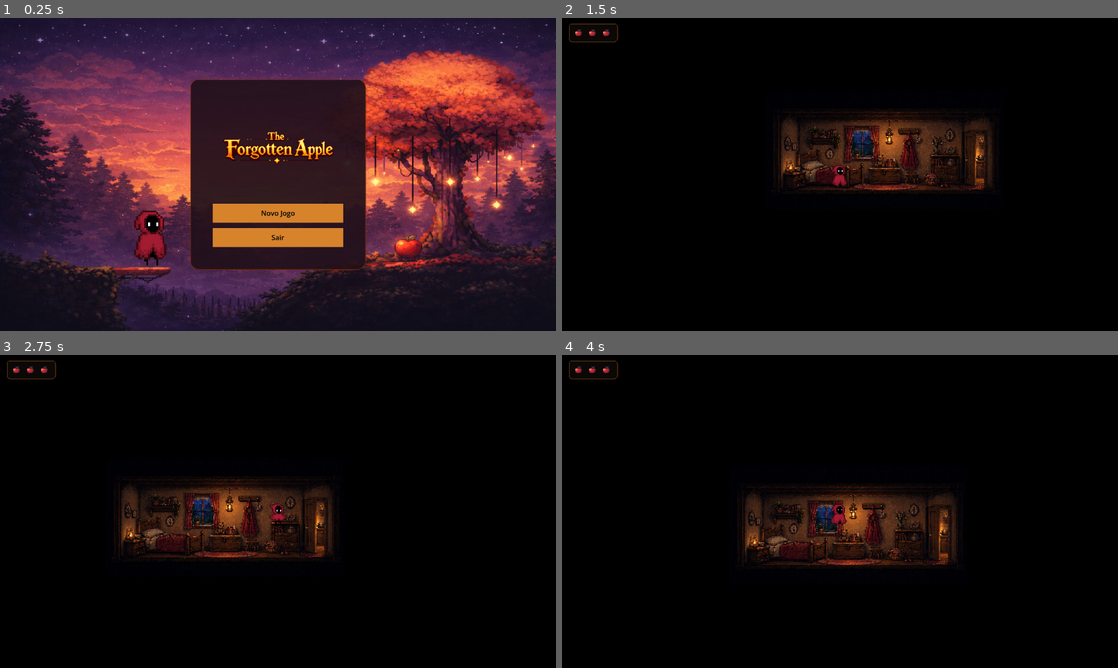
Above: before the commit, frames 1-4 (two rows, left to right).
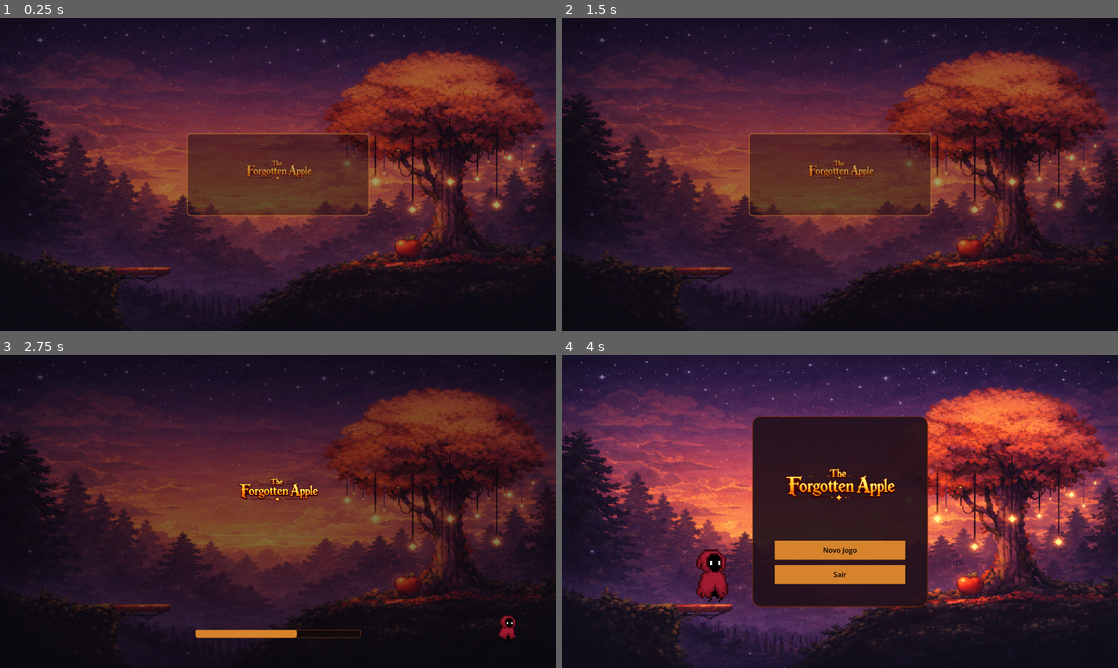
Above: after the commit, the same moments.

Repository: RCECAD/the-forgotten-apple
Game: Godot game, scene res://scenes/ui/splash_screen.tscn
Same seed, same stepped clock (60 frames per second), same inputs: the game is played once before the commit and once after it. Before the commit the project starts from res://scenes/ui/main_menu.tscn.
Inputs (mouse positions are in pixels of both pictures, inside the frame that each line leads up to):
- Up to frame 1 (0.25 s): no input
- Up to frame 2 (1.5 s): click (840, 212) at 0.5 s, where only the run before the commit has a clickable "Novo Jogo"; hold D (move_right) from 1.28 s (still down); hold E (interact) from 1.28 s (still down)
- Up to frame 3 (2.75 s): keep holding D (move_right); tap Up (jump) at 1.52, 2.27 s; release E (interact) at 2.03 s; tap E (interact) at 2.1 s
- Up to frame 4 (4 s): release D (move_right) at 2.78 s; hold A (move_left) 2.78-3.53 s; hold Shift 2.78-3.53 s; tap E (interact) at 3.05, 3.6 s; hold D (move_right) from 3.53 s (still down); tap Up (jump) at 3.77 s

The runs differ from the first frame. In frame 1, 57% of the frame differs, in the area x 0-100%, y 1-100%; in frame 2, 82%; in frame 3, 79%; in frame 4, 96%, in the area x 0-100%, y 0-100%.

Commit message:
feat: add splash loading and cabin interaction

Diff:
--- a/project.godot
+++ b/project.godot
@@ -11,7 +11,7 @@
 [application]
 
 config/name="Repo Game"
-run/main_scene="res://scenes/ui/main_menu.tscn"
+run/main_scene="res://scenes/ui/splash_screen.tscn"
 config/features=PackedStringArray("4.6", "Mobile")
 config/icon="res://icon.svg"
 
--- /dev/null
+++ b/scenes/items/apple_collectible.gd
@@ -0,0 +1,8 @@
+extends Area2D
+
+func _ready() -> void:
+	body_entered.connect(_on_body_entered)
+
+func _on_body_entered(body: Node2D) -> void:
+	if body.is_in_group("player"):
+		queue_free()
--- a/scenes/levels/bedroom_level.tscn
+++ b/scenes/levels/bedroom_level.tscn
@@ -101,7 +101,6 @@
 
 [node name="UI" type="CanvasLayer" parent="." unique_id=891008513]
 layer = 200
-visible = false
 
 [node name="PauseMenu" parent="UI" unique_id=1911214849 instance=ExtResource("4_pause")]
 
--- /dev/null
+++ b/scenes/levels/cabin_level.gd
@@ -0,0 +1,35 @@
+extends Node2D
+
+@onready var _player: CharacterBody2D = $Player
+@onready var _door_trigger: Area2D = $DoorTrigger
+@onready var _interact_prompt: Label = $Player/InteractPrompt
+@onready var _pause_menu: Control = $UI/PauseMenu
+
+const LEVEL_1_SCENE := "res://scenes/levels/level_1.tscn"
+const LEVEL_1_SPAWN_MARKER := "CabinExitSpawn"
+
+var _is_transitioning := false
+
+func _ready() -> void:
+	_interact_prompt.visible = false
+	_door_trigger.monitoring = true
+
+func _process(_delta: float) -> void:
+	if _is_transitioning:
+		_interact_prompt.visible = false
+		return
+
+	_interact_prompt.visible = _door_trigger.overlaps_body(_player)
+
+func _unhandled_input(event: InputEvent) -> void:
+	if _is_transitioning:
+		return
+
+	if event.is_action_pressed("ui_cancel"):
+		if !_pause_menu.visible:
+			_pause_menu.open_menu()
+			get_viewport().set_input_as_handled()
+	elif event.is_action_pressed("interact") and _door_trigger.overlaps_body(_player):
+		_is_transitioning = true
+		_interact_prompt.visible = false
+		get_node("/root/SceneTransition").transition_to(LEVEL_1_SCENE, LEVEL_1_SPAWN_MARKER)
--- /dev/null
+++ b/scenes/levels/cabin_level.tscn
@@ -0,0 +1,128 @@
+[gd_scene format=3 uid="uid://cyrdkd7d1ibuv"]
+
+[ext_resource type="Texture2D" uid="uid://bht0qrhodhy7t" path="res://assets/player/all-assets/interior-cabin1.png" id="1_cabin"]
+[ext_resource type="PackedScene" uid="uid://dxrmb8kjqeort" path="res://scenes/player/player.tscn" id="2_player"]
+[ext_resource type="Script" uid="uid://cr54oushkdu31" path="res://scenes/levels/cabin_level.gd" id="3_script"]
+[ext_resource type="PackedScene" uid="uid://dl2lvutrpved5" path="res://scenes/ui/pause_menu.tscn" id="4_pause"]
+[ext_resource type="AudioStream" uid="uid://co0pnmyergap7" path="res://assets/sfx/walking-wood.mp3" id="5_walkwood"]
+[ext_resource type="Script" uid="uid://cpo5k4ehtwx4p" path="res://scenes/audio/audio_group.gd" id="6_audio_group"]
+[ext_resource type="PackedScene" uid="uid://cpd8mc3n3xrpt" path="res://scenes/ui/health_ui.tscn" id="7_health"]
+[ext_resource type="Texture2D" uid="uid://cm35d8lnjw038" path="res://assets/player/all-assets/apple.png" id="8_apple"]
+[ext_resource type="Script" uid="uid://dm65jpv68ijrq" path="res://scenes/items/apple_collectible.gd" id="9_apple_script"]
+
+[sub_resource type="RectangleShape2D" id="RectangleShape2D_floor"]
+size = Vector2(404, 20)
+
+[sub_resource type="RectangleShape2D" id="RectangleShape2D_wall"]
+size = Vector2(16, 198)
+
+[sub_resource type="RectangleShape2D" id="RectangleShape2D_ceiling"]
+size = Vector2(404, 16)
+
+[sub_resource type="RectangleShape2D" id="RectangleShape2D_door"]
+size = Vector2(29, 33)
+
+[sub_resource type="CircleShape2D" id="CircleShape2D_apple"]
+
+[node name="CabinLevel" type="Node2D" unique_id=1754679603]
+script = ExtResource("3_script")
+
+[node name="Background" type="CanvasLayer" parent="." unique_id=1038680456]
+layer = -100
+
+[node name="ColorRect" type="ColorRect" parent="Background" unique_id=2106305228]
+anchors_preset = 15
+anchor_right = 1.0
+anchor_bottom = 1.0
+grow_horizontal = 2
+grow_vertical = 2
+color = Color(0, 0, 0, 1)
+
+[node name="InteriorCabin" type="Sprite2D" parent="." unique_id=61715949]
+position = Vector2(247.00003, 219.00002)
+scale = Vector2(0.6499999, 0.6499999)
+texture = ExtResource("1_cabin")
+
+[node name="CollisionLayer" type="Node2D" parent="." unique_id=2141449827]
+
+[node name="Floor" type="StaticBody2D" parent="CollisionLayer" unique_id=481349942]
+position = Vector2(320, 280)
+
+[node name="CollisionShape2D" type="CollisionShape2D" parent="CollisionLayer/Floor" unique_id=345648158]
+position = Vector2(0, -12)
+shape = SubResource("RectangleShape2D_floor")
+
+[node name="LeftWall" type="StaticBody2D" parent="CollisionLayer" unique_id=1910053839]
+position = Vector2(118, 184)
+
+[node name="CollisionShape2D" type="CollisionShape2D" parent="CollisionLayer/LeftWall" unique_id=418142384]
+shape = SubResource("RectangleShape2D_wall")
+
+[node name="RightWall" type="StaticBody2D" parent="CollisionLayer" unique_id=564632954]
+position = Vector2(522, 184)
+
+[node name="CollisionShape2D" type="CollisionShape2D" parent="CollisionLayer/RightWall" unique_id=1462004862]
+shape = SubResource("RectangleShape2D_wall")
+
+[node name="Ceiling" type="StaticBody2D" parent="CollisionLayer" unique_id=1188650889]
+position = Vector2(320, 86)
+
+[node name="CollisionShape2D" type="CollisionShape2D" parent="CollisionLayer/Ceiling" unique_id=1668688347]
+shape = SubResource("RectangleShape2D_ceiling")
+
+[node name="DoorTrigger" type="Area2D" parent="." unique_id=1046949265]
+position = Vector2(170, 224)
+collision_layer = 0
+collision_mask = 2
+
+[node name="CollisionShape2D" type="CollisionShape2D" parent="DoorTrigger" unique_id=728409021]
+position = Vector2(30.5, 13.5)
+shape = SubResource("RectangleShape2D_door")
+
+[node name="Player" parent="." unique_id=1412338559 instance=ExtResource("2_player")]
+position = Vector2(232, 257)
+
+[node name="WalkingAudio" type="AudioStreamPlayer2D" parent="Player" unique_id=300816336]
+stream = ExtResource("5_walkwood")
+volume_db = 10.0
+script = ExtResource("6_audio_group")
+
+[node name="InteractPrompt" type="Label" parent="Player" unique_id=219714052]
+visible = false
+offset_left = -7.0
+offset_top = -47.0
+offset_right = 8.0
+offset_bottom = -19.0
+theme_override_font_sizes/font_size = 13
+text = "E"
+horizontal_alignment = 1
+
+[node name="Camera2D" type="Camera2D" parent="Player" unique_id=411156762]
+position = Vector2(0, -16)
+zoom = Vector2(2, 2)
+
+[node name="Apple" type="Area2D" parent="." unique_id=1145594646]
+position = Vector2(432, 242)
+collision_layer = 0
+collision_mask = 2
+script = ExtResource("9_apple_script")
+
+[node name="Sprite2D" type="Sprite2D" parent="Apple" unique_id=737389164]
+position = Vector2(-139, -8)
+scale = Vector2(0.75, 0.75)
+texture = ExtResource("8_apple")
+
+[node name="CollisionShape2D" type="CollisionShape2D" parent="Apple" unique_id=1308293078]
+position = Vector2(-140, -8)
+shape = SubResource("CircleShape2D_apple")
+
+[node name="HUD" type="CanvasLayer" parent="." unique_id=2083792688]
+layer = 150
+
+[node name="HealthUI" parent="HUD" unique_id=585662213 instance=ExtResource("7_health")]
+
+[node name="UI" type="CanvasLayer" parent="." unique_id=134912223]
+layer = 200
+
+[node name="PauseMenu" parent="UI" unique_id=1454580238 instance=ExtResource("4_pause")]
+visible = false
--- a/scenes/levels/kitchen_level.tscn
+++ b/scenes/levels/kitchen_level.tscn
@@ -101,7 +101,6 @@
 
 [node name="UI" type="CanvasLayer" parent="." unique_id=1152304946]
 layer = 200
-visible = false
 
 [node name="PauseMenu" parent="UI" unique_id=247731279 instance=ExtResource("4_pause")]
 
--- a/scenes/levels/level_1.gd
+++ b/scenes/levels/level_1.gd
@@ -6,15 +6,20 @@
 @onready var _pause_menu: Control = $UI/PauseMenu
 @onready var _wind_sound: AudioStreamPlayer = $WindSound
 @onready var _music_sound: AudioStreamPlayer = $MusicSound
+@onready var _cabin_trigger: Area2D = $CabinDoorTrigger
+@onready var _interact_prompt: Label = $Ground/Player/InteractPrompt
+@onready var _cabin_exit_spawn: Marker2D = $CabinExitSpawn
 
 const CAMERA_SMOOTH_SPEED := 6.0
 const BG0_Z_INDEX := -30
+const CABIN_LEVEL_SCENE := "res://scenes/levels/cabin_level.tscn"
 
 var _camera_start_x: float
 var _camera_start_y: float
 var _follow_player := false
 var _background0_offset: Vector2
 var _music_timer: SceneTreeTimer
+var _is_transitioning := false
 
 func _ready() -> void:
 	_camera.make_current()
@@ -22,12 +27,21 @@
 	_camera_start_y = _camera.global_position.y
 	_background0_offset = _background0.global_position - _camera.global_position
 	_background0.z_index = BG0_Z_INDEX
+	_interact_prompt.visible = false
+	_cabin_trigger.monitoring = true
+	_apply_spawn_marker()
 	_wind_sound.play()
 	get_node("/root/GameSettings").call("apply_audio")
 	_music_timer = get_tree().create_timer(5.0)
 	_music_timer.timeout.connect(_play_music)
 
 func _process(_delta: float) -> void:
+	if _is_transitioning:
+		_interact_prompt.visible = false
+		return
+
+	_interact_prompt.visible = _cabin_trigger.overlaps_body(_player)
+
 	if !_follow_player and _player.global_position.x > _camera_start_x:
 		_follow_player = true
 
@@ -41,11 +55,29 @@
 	_background0.global_position = (_camera.global_position + _background0_offset).round()
 
 func _unhandled_input(event: InputEvent) -> void:
+	if _is_transitioning:
+		return
+
 	if event.is_action_pressed("ui_cancel") and !_pause_menu.visible:
 		_pause_menu.open_menu()
 		get_viewport().set_input_as_handled()
+	elif event.is_action_pressed("interact") and _cabin_trigger.overlaps_body(_player):
+		_is_transitioning = true
+		_interact_prompt.visible = false
+		get_node("/root/SceneTransition").transition_to(CABIN_LEVEL_SCENE)
 
 func _play_music() -> void:
 	if !is_inside_tree():
 		return
 	_music_sound.play()
+
+func _apply_spawn_marker() -> void:
+	var marker_name: String = get_node("/root/SceneTransition").consume_spawn_marker()
+	if marker_name != _cabin_exit_spawn.name:
+		return
+
+	_player.global_position = _cabin_exit_spawn.global_position
+	_follow_player = true
+	_camera.global_position.x = round(_player.global_position.x)
+	_camera.global_position.y = _camera_start_y
+	_background0.global_position = (_camera.global_position + _background0_offset).round()
--- a/scenes/levels/level_1.tscn
+++ b/scenes/levels/level_1.tscn
@@ -15,6 +15,9 @@
 [ext_resource type="Script" uid="uid://cpo5k4ehtwx4p" path="res://scenes/audio/audio_group.gd" id="11_audio_group"]
 [ext_resource type="PackedScene" uid="uid://dl2lvutrpved5" path="res://scenes/ui/pause_menu.tscn" id="12_pause"]
 [ext_resource type="PackedScene" uid="uid://cpd8mc3n3xrpt" path="res://scenes/ui/health_ui.tscn" id="13_health"]
+
+[sub_resource type="RectangleShape2D" id="RectangleShape2D_cabin_door"]
+size = Vector2(23, 38)
 
 [sub_resource type="TileSetAtlasSource" id="TileSetAtlasSource_2lb6k"]
 texture = ExtResource("1_ksju7")
@@ -272,6 +275,18 @@
 position = Vector2(2200, 74)
 texture = ExtResource("6_wtwp4")
 
+[node name="CabinDoorTrigger" type="Area2D" parent="." unique_id=1611502732]
+position = Vector2(2200, 205)
+collision_layer = 0
+collision_mask = 2
+
+[node name="CollisionShape2D" type="CollisionShape2D" parent="CabinDoorTrigger" unique_id=349138179]
+position = Vector2(-6.5, -122)
+shape = SubResource("RectangleShape2D_cabin_door")
+
+[node name="CabinExitSpawn" type="Marker2D" parent="." unique_id=1258987877]
+position = Vector2(2182, 88)
+
 [node name="Tend1" type="Sprite2D" parent="." unique_id=310560343]
 position = Vector2(2782, 103)
 texture = ExtResource("7_iwr0g")
@@ -314,7 +329,7 @@
 [node name="HUD" type="CanvasLayer" parent="." unique_id=303690046]
 layer = 150
 
-[node name="HealthUI" parent="HUD" instance=ExtResource("13_health")]
+[node name="HealthUI" parent="HUD" unique_id=1069930278 instance=ExtResource("13_health")]
 
 [node name="Ground" type="TileMapLayer" parent="." unique_id=2057881822]
 use_parent_material = true
@@ -330,6 +345,16 @@
 volume_db = 2.5
 script = ExtResource("11_audio_group")
 
+[node name="InteractPrompt" type="Label" parent="Ground/Player" unique_id=730787264]
+visible = false
+offset_left = -7.0
+offset_top = -47.0
+offset_right = 8.0
+offset_bottom = -19.0
+theme_override_font_sizes/font_size = 13
+text = "E"
+horizontal_alignment = 1
+
 [node name="StartWall" type="StaticBody2D" parent="." unique_id=2067000001]
 position = Vector2(-660, 180)
 collision_mask = 2
--- /dev/null
+++ b/scenes/ui/loading_screen.gd
@@ -0,0 +1,36 @@
+extends Control
+
+@export_file("*.tscn") var next_scene_path := "res://scenes/ui/main_menu.tscn"
+@export var minimum_duration := 1.1
+
+@onready var _progress_bar: ProgressBar = %ProgressBar
+@onready var _runner: AnimatedSprite2D = $RunnerAnchor/Runner
+
+var _elapsed := 0.0
+var _is_finishing := false
+
+func _ready() -> void:
+	_runner.play("run")
+
+func _process(delta: float) -> void:
+	if _is_finishing:
+		return
+
+	_elapsed += delta
+	var progress_value := clampf(_elapsed / minimum_duration, 0.0, 1.0)
+	_progress_bar.value = ease(progress_value, -2.0) * 100.0
+
+	if _elapsed >= minimum_duration:
+		_finish_loading()
+
+func _finish_loading() -> void:
+	if _is_finishing:
+		return
+
+	_is_finishing = true
+	_progress_bar.value = 100.0
+	if !ResourceLoader.exists(next_scene_path):
+		push_error("Scene does not exist: %s" % next_scene_path)
+		return
+
+	get_node("/root/SceneTransition").transition_to(next_scene_path)
--- /dev/null
+++ b/scenes/ui/loading_screen.tscn
@@ -0,0 +1,174 @@
+[gd_scene format=3 uid="uid://dhg74k08txw1k"]
+
+[ext_resource type="Script" uid="uid://cev3hi3c37jeq" path="res://scenes/ui/loading_screen.gd" id="1_script"]
+[ext_resource type="Texture2D" uid="uid://c3e7wgaj40g23" path="res://assets/textures/tileset-sunset.png" id="2_bg"]
+[ext_resource type="Texture2D" uid="uid://dbn5jemqdntqg" path="res://assets/textures/logo.png" id="3_logo"]
+[ext_resource type="Texture2D" uid="uid://ccxlmjrfplt85" path="res://assets/player/AnimationSheet_Character.png" id="4_player"]
+
+[sub_resource type="AtlasTexture" id="AtlasTexture_run_0"]
+atlas = ExtResource("4_player")
+region = Rect2(0, 96, 32, 32)
+
+[sub_resource type="AtlasTexture" id="AtlasTexture_run_1"]
+atlas = ExtResource("4_player")
+region = Rect2(32, 96, 32, 32)
+
+[sub_resource type="AtlasTexture" id="AtlasTexture_run_2"]
+atlas = ExtResource("4_player")
+region = Rect2(64, 96, 32, 32)
+
+[sub_resource type="AtlasTexture" id="AtlasTexture_run_3"]
+atlas = ExtResource("4_player")
+region = Rect2(96, 96, 32, 32)
+
+[sub_resource type="AtlasTexture" id="AtlasTexture_run_4"]
+atlas = ExtResource("4_player")
+region = Rect2(128, 96, 32, 32)
+
+[sub_resource type="AtlasTexture" id="AtlasTexture_run_5"]
+atlas = ExtResource("4_player")
+region = Rect2(160, 96, 32, 32)
+
+[sub_resource type="AtlasTexture" id="AtlasTexture_run_6"]
+atlas = ExtResource("4_player")
+region = Rect2(192, 96, 32, 32)
+
+[sub_resource type="AtlasTexture" id="AtlasTexture_run_7"]
+atlas = ExtResource("4_player")
+region = Rect2(224, 96, 32, 32)
+
+[sub_resource type="SpriteFrames" id="SpriteFrames_runner"]
+animations = [{
+"frames": [{
+"duration": 1.0,
+"texture": SubResource("AtlasTexture_run_0")
+}, {
+"duration": 1.0,
+"texture": SubResource("AtlasTexture_run_1")
+}, {
+"duration": 1.0,
+"texture": SubResource("AtlasTexture_run_2")
+}, {
+"duration": 1.0,
+"texture": SubResource("AtlasTexture_run_3")
+}, {
+"duration": 1.0,
+"texture": SubResource("AtlasTexture_run_4")
+}, {
+"duration": 1.0,
+"texture": SubResource("AtlasTexture_run_5")
+}, {
+"duration": 1.0,
+"texture": SubResource("AtlasTexture_run_6")
+}, {
+"duration": 1.0,
+"texture": SubResource("AtlasTexture_run_7")
+}],
+"loop": true,
+"name": &"run",
+"speed": 9.0
+}]
+
+[sub_resource type="StyleBoxFlat" id="StyleBoxFlat_progress_bg"]
+bg_color = Color(0.069, 0.035, 0.039, 0.88)
+border_width_left = 1
+border_width_top = 1
+border_width_right = 1
+border_width_bottom = 1
+border_color = Color(0.54, 0.25, 0.08, 1)
+corner_radius_top_left = 4
+corner_radius_top_right = 4
+corner_radius_bottom_right = 4
+corner_radius_bottom_left = 4
+
+[sub_resource type="StyleBoxFlat" id="StyleBoxFlat_progress_fill"]
+bg_color = Color(0.84, 0.512, 0.173, 1)
+corner_radius_top_left = 4
+corner_radius_top_right = 4
+corner_radius_bottom_right = 4
+corner_radius_bottom_left = 4
+
+[node name="LoadingScreen" type="Control"]
+layout_mode = 3
+anchors_preset = 15
+anchor_right = 1.0
+anchor_bottom = 1.0
+grow_horizontal = 2
+grow_vertical = 2
+script = ExtResource("1_script")
+
+[node name="Background" type="TextureRect" parent="."]
+layout_mode = 1
+anchors_preset = 15
+anchor_right = 1.0
+anchor_bottom = 1.0
+grow_horizontal = 2
+grow_vertical = 2
+texture = ExtResource("2_bg")
+expand_mode = 2
+
+[node name="Tint" type="ColorRect" parent="."]
+layout_mode = 1
+anchors_preset = 15
+anchor_right = 1.0
+anchor_bottom = 1.0
+grow_horizontal = 2
+grow_vertical = 2
+color = Color(0.031, 0.018, 0.027, 0.52)
+
+[node name="Logo" type="TextureRect" parent="."]
+layout_mode = 1
+anchors_preset = 8
+anchor_left = 0.5
+anchor_top = 0.5
+anchor_right = 0.5
+anchor_bottom = 0.5
+offset_left = -190.0
+offset_top = -110.0
+offset_right = 190.0
+offset_bottom = 35.0
+grow_horizontal = 2
+grow_vertical = 2
+texture = ExtResource("3_logo")
+expand_mode = 1
+stretch_mode = 5
+
+[node name="ProgressBar" type="ProgressBar" parent="." unique_id=1735034102]
+unique_name_in_owner = true
+custom_minimum_size = Vector2(380, 18)
+layout_mode = 1
+anchors_preset = 7
+anchor_left = 0.5
+anchor_top = 1.0
+anchor_right = 0.5
+anchor_bottom = 1.0
+offset_left = -190.0
+offset_top = -88.0
+offset_right = 190.0
+offset_bottom = -70.0
+grow_horizontal = 2
+grow_vertical = 0
+theme_override_styles/background = SubResource("StyleBoxFlat_progress_bg")
+theme_override_styles/fill = SubResource("StyleBoxFlat_progress_fill")
+show_percentage = false
+
+[node name="RunnerAnchor" type="Control" parent="."]
+layout_mode = 1
+anchors_preset = 3
+anchor_left = 1.0
+anchor_top = 1.0
+anchor_right = 1.0
+anchor_bottom = 1.0
+offset_left = -148.0
+offset_top = -132.0
+offset_right = -72.0
+offset_bottom = -60.0
+grow_horizontal = 0
+grow_vertical = 0
+
+[node name="Runner" type="AnimatedSprite2D" parent="RunnerAnchor"]
+position = Vector2(38, 36)
+scale = Vector2(2.5, 2.5)
+sprite_frames = SubResource("SpriteFrames_runner")
+animation = &"run"
+autoplay = "run"
--- a/scenes/ui/scene_transition.gd
+++ b/scenes/ui/scene_transition.gd
@@ -7,6 +7,7 @@
 var _fade_rect: ColorRect
 var _master_bus_index := 0
 var _master_volume_db := 0.0
+var _spawn_marker := ""
 
 func _ready() -> void:
 	layer = 100
@@ -22,7 +23,7 @@
 	_fade_rect.set_anchors_preset(Control.PRESET_FULL_RECT)
 	add_child(_fade_rect)
 
-func transition_to(scene_path: String) -> void:
+func transition_to(scene_path: String, spawn_marker := "") -> void:
 	if _is_transitioning:
 		return
 	if !ResourceLoader.exists(scene_path):
@@ -30,12 +31,18 @@
 		return
 
 	_is_transitioning = true
+	_spawn_marker = spawn_marker
 	get_tree().paused = false
 	await _fade_to(1.0)
 	get_tree().change_scene_to_file(scene_path)
 	await get_tree().process_frame
 	await _fade_to(0.0)
 	_is_transitioning = false
+
+func consume_spawn_marker() -> String:
+	var marker := _spawn_marker
+	_spawn_marker = ""
+	return marker
 
 func reload_current_scene() -> void:
 	if _is_transitioning:
@@ -47,6 +54,7 @@
 		return
 
 	_is_transitioning = true
+	_spawn_marker = ""
 	get_tree().paused = false
 	await _fade_out_with_audio()
 	get_tree().change_scene_to_file(current_scene.scene_file_path)
--- /dev/null
+++ b/scenes/ui/splash_screen.gd
@@ -0,0 +1,32 @@
+extends Control
+
+@export_file("*.tscn") var loading_scene_path := "res://scenes/ui/loading_screen.tscn"
+@export var hold_duration := 1.4
+@export var fade_duration := 0.45
+
+@onready var _content: Control = $Content
+
+var _is_skipping := false
+
+func _ready() -> void:
+	_content.modulate.a = 0.0
+	await _fade_content(1.0)
+	await get_tree().create_timer(hold_duration).timeout
+	_go_to_loading()
+
+func _unhandled_input(event: InputEvent) -> void:
+	if event.is_pressed():
+		_go_to_loading()
+
+func _go_to_loading() -> void:
+	if _is_skipping:
+		return
+
+	_is_skipping = true
+	await _fade_content(0.0)
+	get_node("/root/SceneTransition").transition_to(loading_scene_path)
+
+func _fade_content(alpha: float) -> void:
+	var tween := create_tween()
+	tween.tween_property(_content, "modulate:a", alpha, fade_duration)
+	await tween.finished
--- /dev/null
+++ b/scenes/ui/splash_screen.tscn
@@ -0,0 +1,79 @@
+[gd_scene format=3 uid="uid://n6xsmqxxdkak"]
+
+[ext_resource type="Script" uid="uid://bfiwhyn66iub8" path="res://scenes/ui/splash_screen.gd" id="1_script"]
+[ext_resource type="Texture2D" uid="uid://c3e7wgaj40g23" path="res://assets/textures/tileset-sunset.png" id="2_bg"]
+[ext_resource type="Texture2D" uid="uid://dbn5jemqdntqg" path="res://assets/textures/logo.png" id="3_logo"]
+
+[sub_resource type="StyleBoxFlat" id="StyleBoxFlat_panel"]
+bg_color = Color(0.102, 0.047, 0.071, 0.82)
+border_width_left = 2
+border_width_top = 2
+border_width_right = 2
+border_width_bottom = 2
+border_color = Color(0.84, 0.512, 0.173, 1)
+corner_radius_top_left = 8
+corner_radius_top_right = 8
+corner_radius_bottom_right = 8
+corner_radius_bottom_left = 8
+
+[node name="SplashScreen" type="Control"]
+layout_mode = 3
+anchors_preset = 15
+anchor_right = 1.0
+anchor_bottom = 1.0
+grow_horizontal = 2
+grow_vertical = 2
+script = ExtResource("1_script")
+
+[node name="Background" type="TextureRect" parent="."]
+layout_mode = 1
+anchors_preset = 15
+anchor_right = 1.0
+anchor_bottom = 1.0
+grow_horizontal = 2
+grow_vertical = 2
+texture = ExtResource("2_bg")
+expand_mode = 2
+
+[node name="Tint" type="ColorRect" parent="."]
+layout_mode = 1
+anchors_preset = 15
+anchor_right = 1.0
+anchor_bottom = 1.0
+grow_horizontal = 2
+grow_vertical = 2
+color = Color(0.031, 0.018, 0.027, 0.38)
+
+[node name="Content" type="Control" parent="."]
+layout_mode = 1
+anchors_preset = 15
+anchor_right = 1.0
+anchor_bottom = 1.0
+grow_horizontal = 2
+grow_vertical = 2
+
+[node name="CenterContainer" type="CenterContainer" parent="Content"]
+layout_mode = 1
+anchors_preset = 15
+anchor_right = 1.0
+anchor_bottom = 1.0
+grow_horizontal = 2
+grow_vertical = 2
+
+[node name="PanelContainer" type="PanelContainer" parent="Content/CenterContainer"]
+custom_minimum_size = Vector2(420, 190)
+layout_mode = 2
+theme_override_styles/panel = SubResource("StyleBoxFlat_panel")
+
+[node name="MarginContainer" type="MarginContainer" parent="Content/CenterContainer/PanelContainer"]
+layout_mode = 2
+theme_override_constants/margin_left = 34
+theme_override_constants/margin_top = 32
+theme_override_constants/margin_right = 34
+theme_override_constants/margin_bottom = 32
+
+[node name="Logo" type="TextureRect" parent="Content/CenterContainer/PanelContainer/MarginContainer"]
+layout_mode = 2
+texture = ExtResource("3_logo")
+expand_mode = 1
+stretch_mode = 5
Not shown, added: scenes/items/apple_collectible.gd.uid
Not shown, added: scenes/levels/cabin_level.gd.uid
Not shown, added: scenes/ui/loading_screen.gd.uid
Not shown, added: scenes/ui/splash_screen.gd.uid
